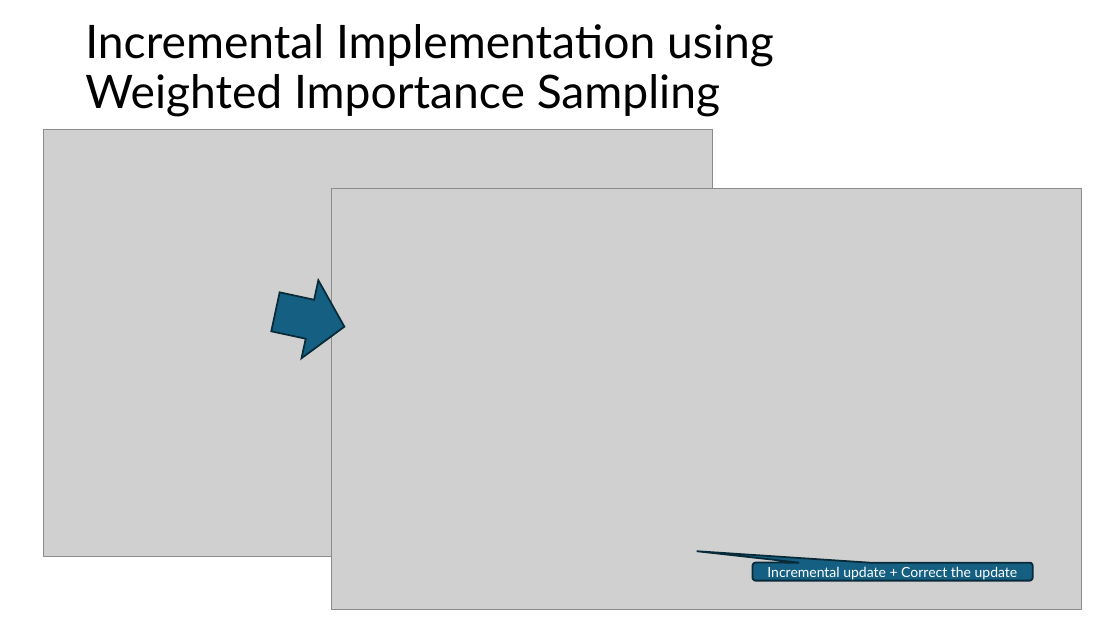
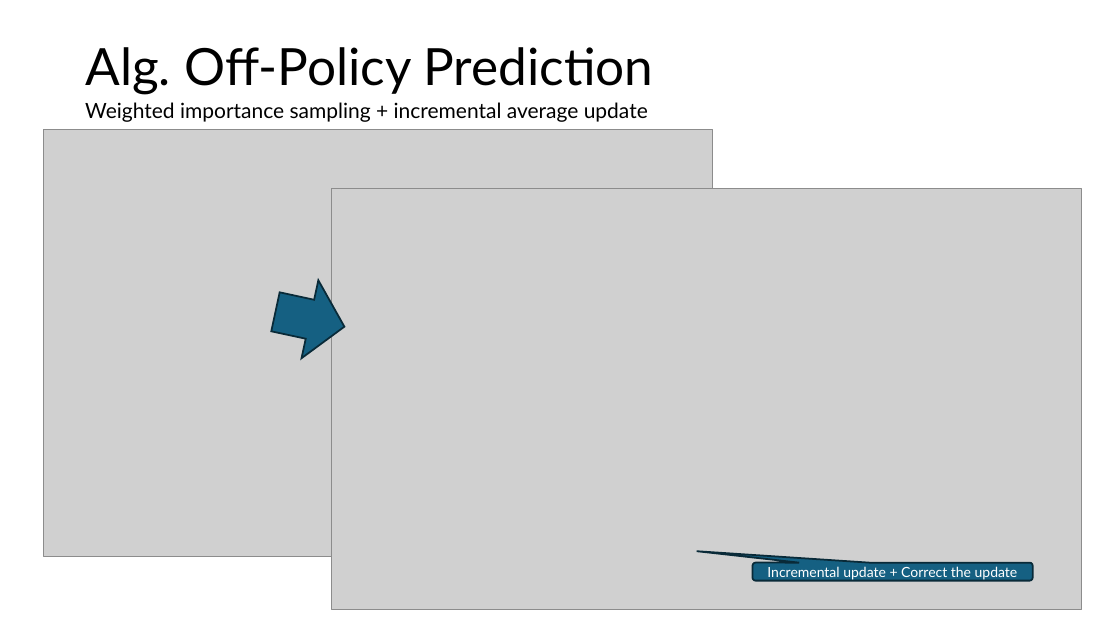
Before and after one commit to mhahsler/Introduction_to_Reinforcement_Learning, a slide deck: slide 22 of slides/Lecture_Chapter05.pptx. Drawn at 1120x630 pixels with LibreOffice and Linux fonts; fonts in the diff are those of the drawing; grey boxes stand for pictures. Boxes give left, top, right and bottom in pixels: in the first picture for what was removed or moved away, otherwise in the second. Text is boxed around its words. In the diff, an @@ line names an element or a change of style, - is before the commit and + after.

```diff
--- a/slides/Lecture_Chapter05.pptx
+++ b/slides/Lecture_Chapter05.pptx
@@ title at (85,47,653,94): text changed; size 39.6 to 44 pt @@
-Incremental Implementation using
-Weighted Importance Sampling
+Alg. Off-Policy Prediction
@@ text added at (85,102,648,122), 18 pt, text #000000 @@
+Weighted importance sampling + incremental average update
```
Also in this commit, not shown: 11 other slides changed, 1 other file.
